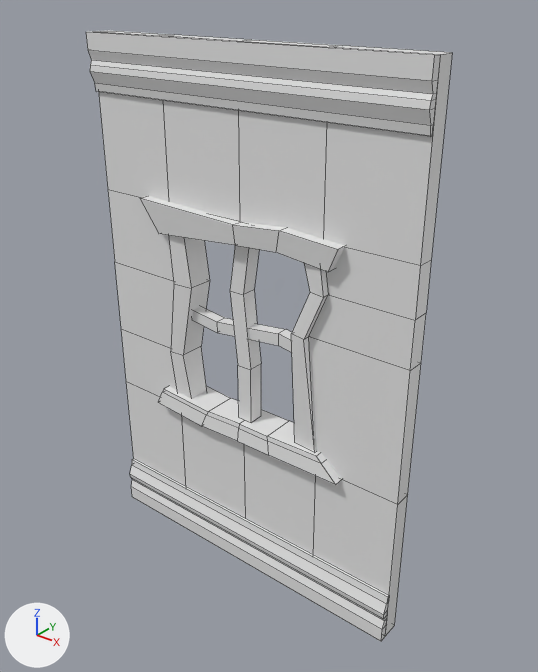
Before and after pictures for a commit that changed the FBX model ArtAssets/Environment/SM_WindowTile_2M.fbx.
The view is the same before and after, from a camera (50 mm lens) standing at (2.36, -2.82, 3.27) and looking at (0.08, 0.03, 1.51). Lighting does not change. The marker at lower left points along +X, +Y and +Z. The older version comes first. Mesh edges are drawn as thin lines. Where no turn or scale is listed for an object, it has been applied to the vertices. Vertices at exactly the same position are counted once.

The scene before the commit, as lines of its bpy script (objects in view):
```python
me_mesh = bpy.data.meshes.new('Mesh')
me_mesh.from_pydata(...)  # 226 vertices, 206 faces; spans x -1.0..1.0, y -0.16..0.08, z 0.0..3.0
me_mesh.materials.append(mat_openpbr_shader1)  # white #e7e7e7
ob_sm_windowtile_2m = bpy.data.objects.new('SM_WindowTile_2M', me_mesh)
ob_sm_windowtile_2m.location = (0.0, 0.0, 0.0)
```
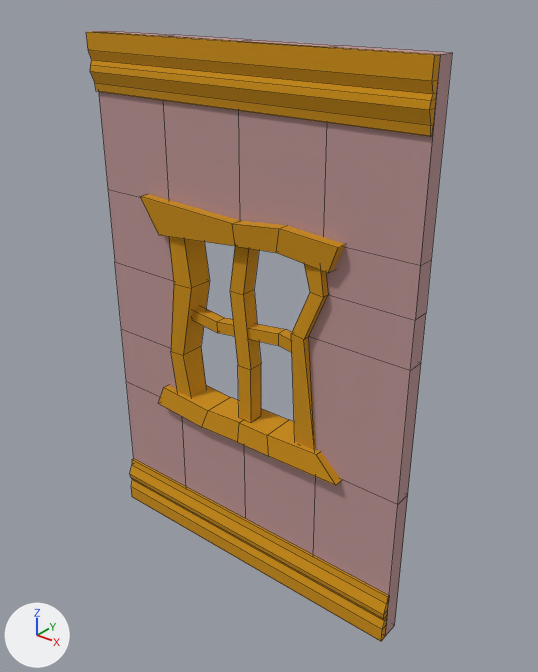
Location of each change, (x1, y1, x2, y2) in pixels of the pictures (538 x 672 px):
```json
{"part": 1, "of": "me_mesh", "change": "built on", "before": [140, 196, 345, 485], "after": [140, 194, 345, 485]}
{"part": 2, "of": "me_mesh", "change": "recoloured", "before": [86, 31, 440, 641], "after": [86, 31, 440, 641], "on screen": "white to orange"}
{"part": 3, "of": "me_mesh", "change": "recoloured", "before": [95, 30, 452, 635], "after": [95, 30, 452, 635], "on screen": "darker"}
```

The change, as JSON lines over the scene's bpy script:
```json
{"op": "add", "block": "mat_trimsheet", "code": ["mat_trimsheet = principled_material('TrimSheet')", "mat_trimsheet.base_color = (0.615, 0.277, 0.0)  # orange #ce9000", "mat_trimsheet.roughness = 1.0"]}
{"op": "add", "block": "mat_tilable", "code": ["mat_tilable = principled_material('Tilable')", "mat_tilable.base_color = (0.493, 0.293, 0.293)  # pink #ba9393", "mat_tilable.roughness = 1.0"]}
{"block": "me_mesh", "where": "# used by ob_sm_windowtile_2m; location = (0.0, 0.0, 0.0)"}
{"op": "remove", "block": "me_mesh", "code": "me_mesh.from_pydata(...)  # 226 vertices, 206 faces; spans x -1.0..1.0, y -0.16..0.08, z 0.0..3.0"}
{"op": "add", "block": "me_mesh", "code": "me_mesh.from_pydata(...)  # 216 vertices, 171 faces; spans x -1.0..1.0, y -0.16..0.08, z 0.0..3.0"}
{"block": "me_mesh", "change": "me_mesh part 1"}
{"block": "me_mesh", "change": "18 vertices are removed from x -0.61..0.57, y -0.16..0.07, z 0.88..1.01"}
{"block": "me_mesh", "change": "40 faces are deleted"}
{"block": "me_mesh", "change": "8 vertices in x -0.66..0.62, y -0.16..0.08, z 2.16..2.19 move by (0.0, 0.0, 0.01)"}
{"block": "me_mesh", "change": "8 vertices move from x -0.55..0.2, y -0.15..0.06, z 0.97..2.0 to x -0.55..0.2, y -0.16..0.07, z 0.88..1.99"}
{"block": "me_mesh", "change": "8 vertices are added at x -0.6..0.53, y -0.16..0.07, z 0.87..1.02"}
{"block": "me_mesh", "change": "16 new faces join them, mat_trimsheet (orange #ce9000)"}
{"block": "me_mesh", "change": "me_mesh part 2: 103 faces spanning x -1.0..1.0, y -0.16..0.08, z 0.0..3.0 switch from mat_openpbr_shader1 (white #e7e7e7) to mat_trimsheet (orange #ce9000)"}
{"block": "me_mesh", "change": "me_mesh part 3: 52 faces spanning x -1.0..1.0, y -0.1..0.0, z 0.0..3.0 switch from mat_openpbr_shader1 (white #e7e7e7) to mat_tilable (pink #ba9393)"}
{"block": "me_mesh", "change": "other edits to the shape of me_mesh do not show in these pictures"}
```
